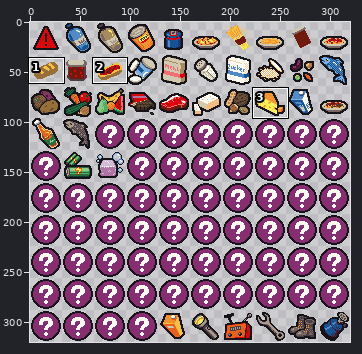
A pixel-art file gets an edit: godot/res/sprites/items.aseprite. The first picture is a wide view before the edit; the outline marks the close-up.
Close-up. The starting point:
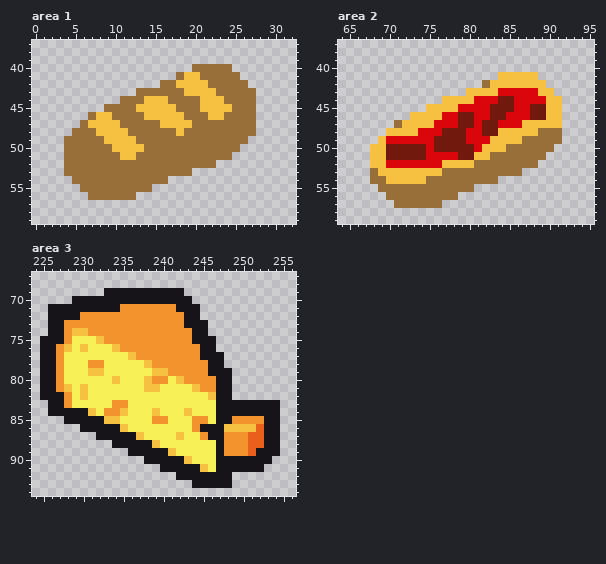
320x320 pixels, 1 frame. Shown: area 1: x 0..32, y 37..59; area 2: x 64..95, y 37..59; area 3: x 224..256, y 67..94. The commit also changed other parts of the picture, which this record leaves out.
After the commit:
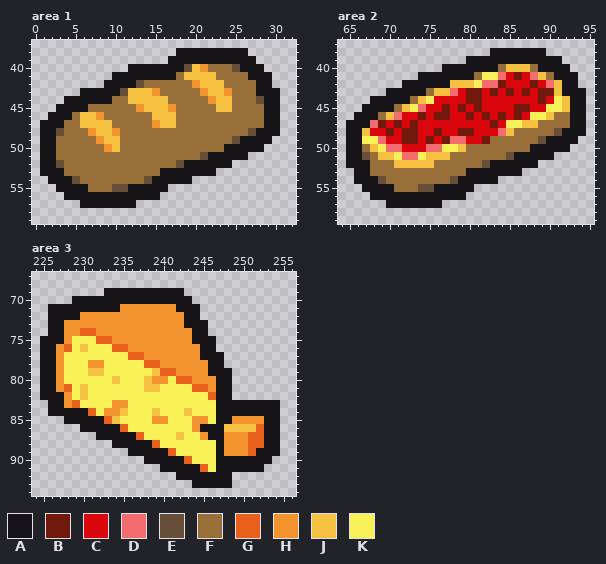
Palette (. is transparent): A #161419  B #71190d  C #db060b  D #f36d70  E #674e38  F #986f39  G #e8601c  H #f2932d  J #f6c140  K #f7f057
Diff:
--- area 1, layers "Layer 1", "Main"
@@ x 0..32 @@
 37 .................................
-38 .................................
-39 .................................
-40 ....................FFFFF........
-41 ..................FJJFFFFF.......
-42 ................FFJJJJFFFFF......
-43 .............FFFFFFJJJJFFFFF.....
-44 ...........FFFJJJFFFFJJJFFFF.....
-45 .........FFFFJJJJJFFFJJJJFFF.....
-46 .......FJJFFFFJJJJJFFFJJFFFF.....
-47 ......FJJJJFFFFFJJJJFFFFFFFF.....
-48 .....FFFJJJJFFFFFFJFFFFFFFFF.....
-49 ....FFFFFJJJJFFFFFFFFFFFFFF......
-50 ....FFFFFFJJJJFFFFFFFFFFFF.......
-51 ....FFFFFFFJJFFFFFFFFFFFF........
-52 ....FFFFFFFFFFFFFFFFFFF..........
-53 ....FFFFFFFFFFFFFFFF.............
-54 .....FFFFFFFFFFFF................
-55 ......FFFFFFFFF..................
-56 .......FFFFFF....................
-57 .................................
+38 ..................AAAAAAAAA......
+39 .................AAAAAAAAAAA.....
+40 ............AAAAAAAEJHFFFEAAA....
+41 ..........AAAAAAAAFJJJJFFFFAAA...
+42 .........AAAAEFFFFFFHJJJFFFFAA...
+43 ......AAAAAEJJJHFFFFFHJJHFFFAAA..
+44 ....AAAAAAFFJJJJJFFFFFHJJFFFEAA..
+45 ...AAAAFFFFFFHJJJHFFFFFJJFFFFAA..
+46 ..AAAFJJHFFFFFFJJJFFFFFFFFFFFAA..
+47 .AAAFFJJJJFFFFFHJJFFFFFFFFFFFAA..
+48 .AAEFFFHJJHFFFFFFFFFFFFFFFFEAAA..
+49 .AAFFFFFHJJFFFFFFFFFFFFFFEAAAA...
+50 .AAFFFFFFHJFFFFFFFFFFFFFAAAAA....
+51 .AAFFFFFFFFFFFFFFFFFFEAAAAA......
+52 .AAEFFFFFFFFFFFFFFEAAAAAA........
+53 .AAAFFFFFFFFFFFFAAAAAAA..........
+54 ..AAAEFFFFFFFFEAAAAA.............
+55 ...AAAAFFFEEAAAAA................
+56 ....AAAAAAAAAAAA.................
+57 ......AAAAAAA....................
 58 .................................
--- area 2, layers "Layer 1", "Main"
@@ x 64..95 @@
 37 ................................
-38 ................................
-39 ................................
-40 ................................
-41 ....................JJJJJ.......
-42 ..................FJJJJJJJ......
-43 ................JJJJCCCCCJJ.....
-44 .............JJJJCCCBBCCCCJJ....
-45 ...........JJJJCCCCBBBCCBBJJ....
-46 .........JJJJCCBBCCBBCCCBBJJ....
-47 .......FJJJJCCCBBCBBCCCJJJJJ....
-48 ......JJJJCCCBBBCCBBJJJJJFFF....
-49 .....JCCCCCCBBBBCCCJJJJFFFFF....
-50 ....JJBBBBBCBBBBBCJJJFFFFFF.....
-51 ....JJBBBBBCCCCBBJJFFFFFFF......
-52 ....JJCCCCCCCJJJJFFFFFFFF.......
-53 ....FJJJJJJJJFFFFFFFFFF.........
-54 ....FFJJJJJFFFFFFFFF............
-55 .....FFFFFFFFFFFF...............
-56 ......FFFFFFFFF.................
-57 .......FFFFFF...................
+38 ...................AAAAAAA......
+39 ................AAAAAAAAAAAA....
+40 .............AAAAAAAFJJJFAAAA...
+41 ..........AAAAAAAFKKDCBCDJFAAA..
+42 ........AAAAAAJJJKDDBCCCBCDJAA..
+43 ......AAAAAFJJDCBBCBCBCBCBBJAAA.
+44 ....AAAAAFJKCCCCBBCCCCCCCBCKJAA.
+45 ...AAAAFJKDCCBCBCBCCCCBBCCKKJAA.
+46 ..AAAFJDCCBCBBCCBCBCBCBCKKJFFAA.
+47 .AAADBCBCBCCCCCCCCCBCKKJJFFFFAA.
+48 .AAJCCBCBBCCBCCBBCCCDJFFFFFEAAA.
+49 .AAKKDCCBBCBCBDDCCBFFFFFFEAAAA..
+50 .AAFJKDDCCCDDKKJFFFFFFFFAAAAA...
+51 .AAEFJJKDDKJJJFFFFFFFEAAAAA.....
+52 .AAAFFFJJJJJFFFFFFEAAAAAA.......
+53 ..AAFFFFFFFFFFFFAAAAAAA.........
+54 ..AAAEFFFFFFFFEAAAAA............
+55 ...AAAAFFFEEAAAAA...............
+56 ....AAAAAAAAAAAA................
+57 ......AAAAAAA...................
 58 ................................
--- area 3, layer "Main"
@@ x 226..248 @@
 73 AAHHHHHHHHHHHHHHHAAA...
-74 AAHJJHHHHHHHHHHHHHAA...
-75 AAHKKKJHHHHHHHHHHHAAA..
-76 AHJKJKKKJHHHHHHHHHHAA..
-77 AHKKKKKKKKJHHHHHHHHAAA.
-78 AHKKKHHKKKKKJHHHHHHHAA.
-79 AHKKKJJKKKKKKJJHHHHHAAA
-80 AHKKKKKKJKKKJHHKJHHHHAA
-81 AHJKJKKKKKKKJJKKKKJHHAA
-82 AAHKJKKKKKKKKKKKKKKKJAA
-83 AAHKKKKKHHKKKKKKKKKKKAA
-84 AAAAAJKHHJKKKJKKKJKKKAA
-85 ..AAAAAJJKKKKHHKKKHHKAA
-86 ....AAAAAJKKKKKKKKHAAAJ
-87 ......AAAAAJKKKKJKKHAAH
-88 ........AAAAAJKKKKKKKAH
-89 ..........AAAAAJKKKKKAH
-90 ............AAAAAJKKKAA
-91 ..............AAAAAJKAA
+74 AAHHGGHHHHHHHHHHHHAA...
+75 AAHKKKGGHHHHHHHHHHAAA..
+76 AHGKJKKKGGHHHHHHHHHAA..
+77 AHKKKKKKKKGGHHHHHHHAAA.
+78 AHKKKHHKKKKKGGHHHHHHAA.
+79 AHKKKJJKKKKKKJGGHHHHAAA
+80 AHKKKKKKJKKKJHHKGGHHHAA
+81 AHGKJKKKKKKKJJKKKKGGHAA
+82 AAHKJKKKKKKKKKKKKKKKGAA
+83 AAHGKKKKHHKKKKKKKKKKKAA
+84 AAAAAGKHHJKKKJKKKJKKKAA
+85 ..AAAAAGJKKKKHHKKKHHKAA
+86 ....AAAAAGKKKKKKKKHAAAJ
+87 ......AAAAAGKKKKJKKHAAH
+88 ........AAAAAGKKKKKKKAH
+89 ..........AAAAAGKKKKKAH
+90 ............AAAAAGKKKAA
+91 ..............AAAAAGKAA
 92 ................AAAAAAA
Where, in picture pixels (left, top, right, bottom), the same in both close-ups:
changed: (40, 48, 280, 208)
changed: (346, 48, 586, 208)
changed: (64, 328, 216, 472)
